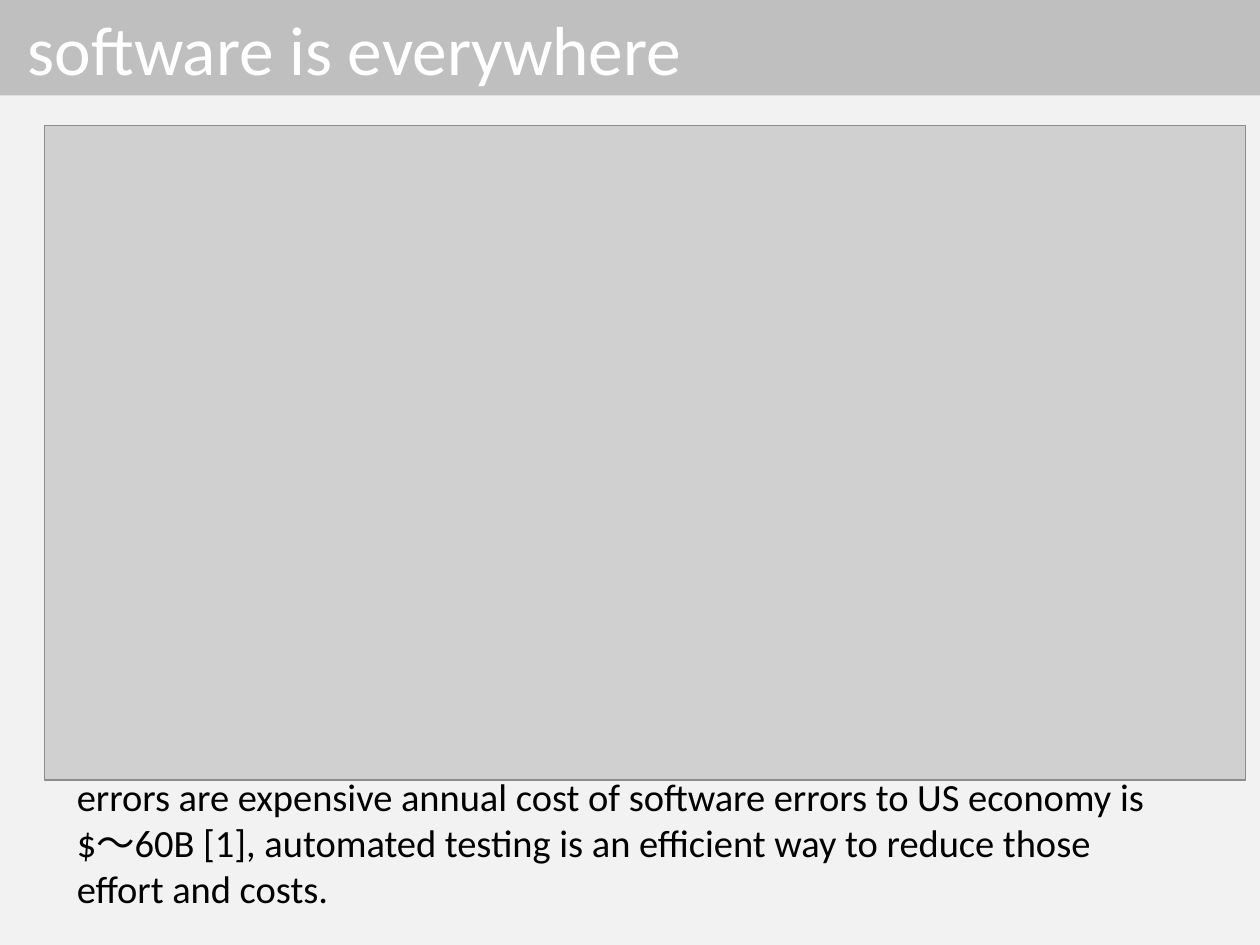
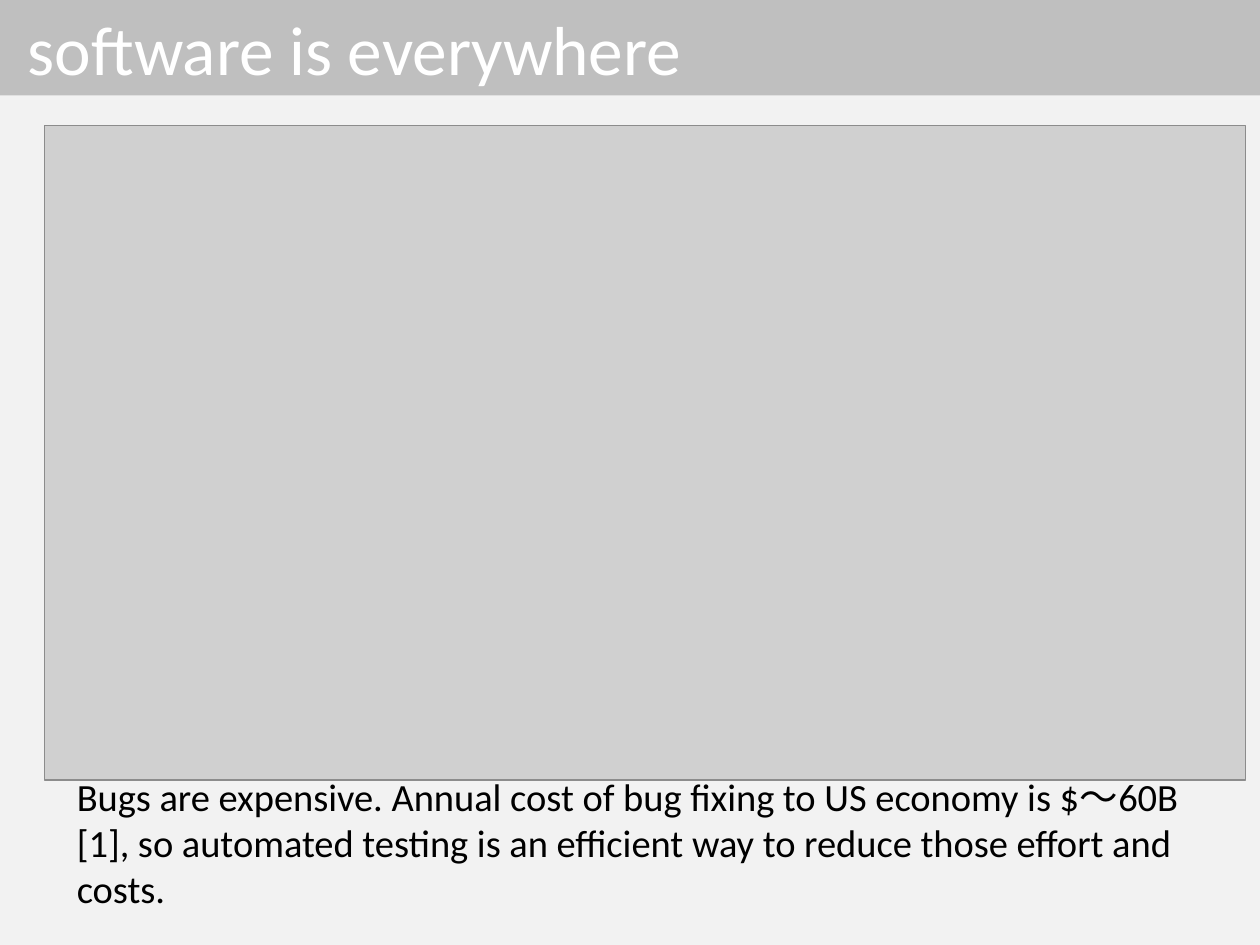
Before and after one commit to dinhngocthi/GAsource, a slide deck: slide 3 of CFT4CUnitSrc/src/report/ACOMP2016_Presentation.pptx. Drawn at 1260x945 pixels with LibreOffice and Linux fonts; fonts in the diff are those of the drawing; grey boxes stand for pictures. Boxes give left, top, right and bottom in pixels: in the first picture for what was removed or moved away, otherwise in the second. Text is boxed around its words. In the diff, an @@ line names an element or a change of style, - is before the commit and + after.

```diff
--- a/CFT4CUnitSrc/src/report/ACOMP2016_Presentation.pptx
+++ b/CFT4CUnitSrc/src/report/ACOMP2016_Presentation.pptx
@@ text at bbox=[77, 779, 1178, 904]: text changed @@
-errors are expensive annual cost of software errors to US economy is $～60B [1], automated testing is an efficient way to reduce those effort and costs.
+Bugs are expensive. Annual cost of bug fixing to US economy is $～60B [1], so automated testing is an efficient way to reduce those effort and costs.
```
Also in this commit, not shown: 4 other slides changed.
